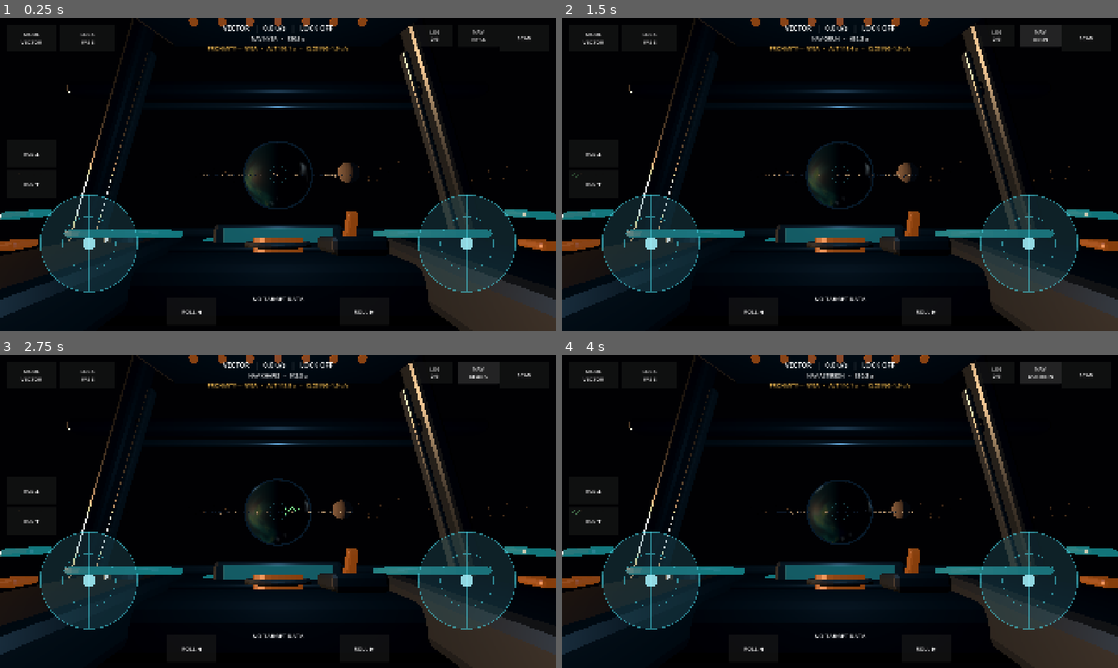
Above: before the commit, frames 1-4 (two rows, left to right).
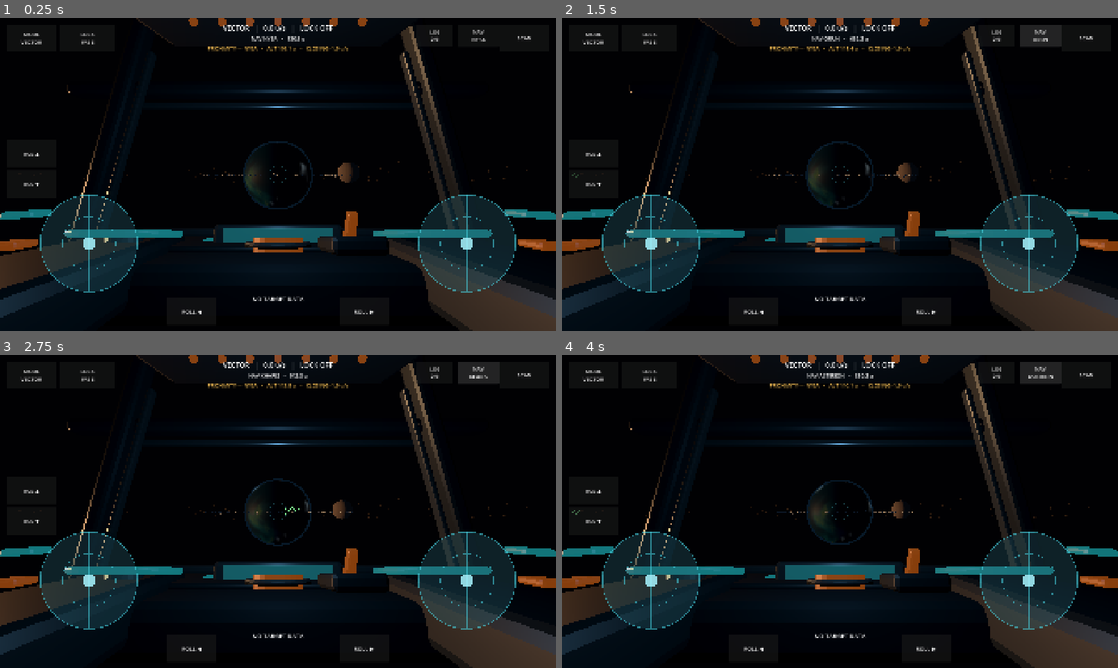
Above: after the commit, the same moments.

Repository: narmanb/science-playground
Game: Godot game, scene res://scenes/main.tscn
Two runs of this game, one before a commit and one after it. Both use one fixed random seed, a clock stepped at 60 frames per second and the inputs below.
Inputs:
- Up to frame 1 (0.25 s): no input
- Up to frame 2 (1.5 s): click "NAV NYSA" at 0.5 s; click "NAV VEYR" at 1.25 s
- Up to frame 3 (2.75 s): click "NAV ORUN" at 2 s
- Up to frame 4 (4 s): click "NAV KHARIS" at 2.75 s; click "NAV THALE" at 3.5 s

The runs differ from the first frame. In frame 1, 1.5% of the frame differs, in the area x 0-98%, y 2-87%; in frame 2, 1.4%; in frame 3, 1.4%; in frame 4, 1.4%.

Commit message:
Wire point-source stellar lighting controller

Diff:
--- a/scenes/main.tscn
+++ b/scenes/main.tscn
@@ -13,6 +13,7 @@
 [ext_resource type="Script" path="res://scripts/proximity_hud.gd" id="11_proximity"]
 [ext_resource type="Script" path="res://scripts/science_scan_profile.gd" id="12_scan_profile"]
 [ext_resource type="Script" path="res://scripts/science_log_hud.gd" id="13_science_log"]
+[ext_resource type="Script" path="res://scripts/stellar_lighting_controller.gd" id="14_stellar_light"]
 
 [sub_resource type="Environment" id="Environment_space"]
 background_mode = 1
@@ -39,6 +40,9 @@
 
 [node name="AlienSystem" type="Node3D" parent="."]
 script = ExtResource("1_system")
+
+[node name="StellarLightingController" type="Node" parent="."]
+script = ExtResource("14_stellar_light")
 
 [node name="VisualEnhancer" type="Node" parent="."]
 script = ExtResource("6_visual")
Not shown: 1 places in scenes/main.tscn that only renumber resources
